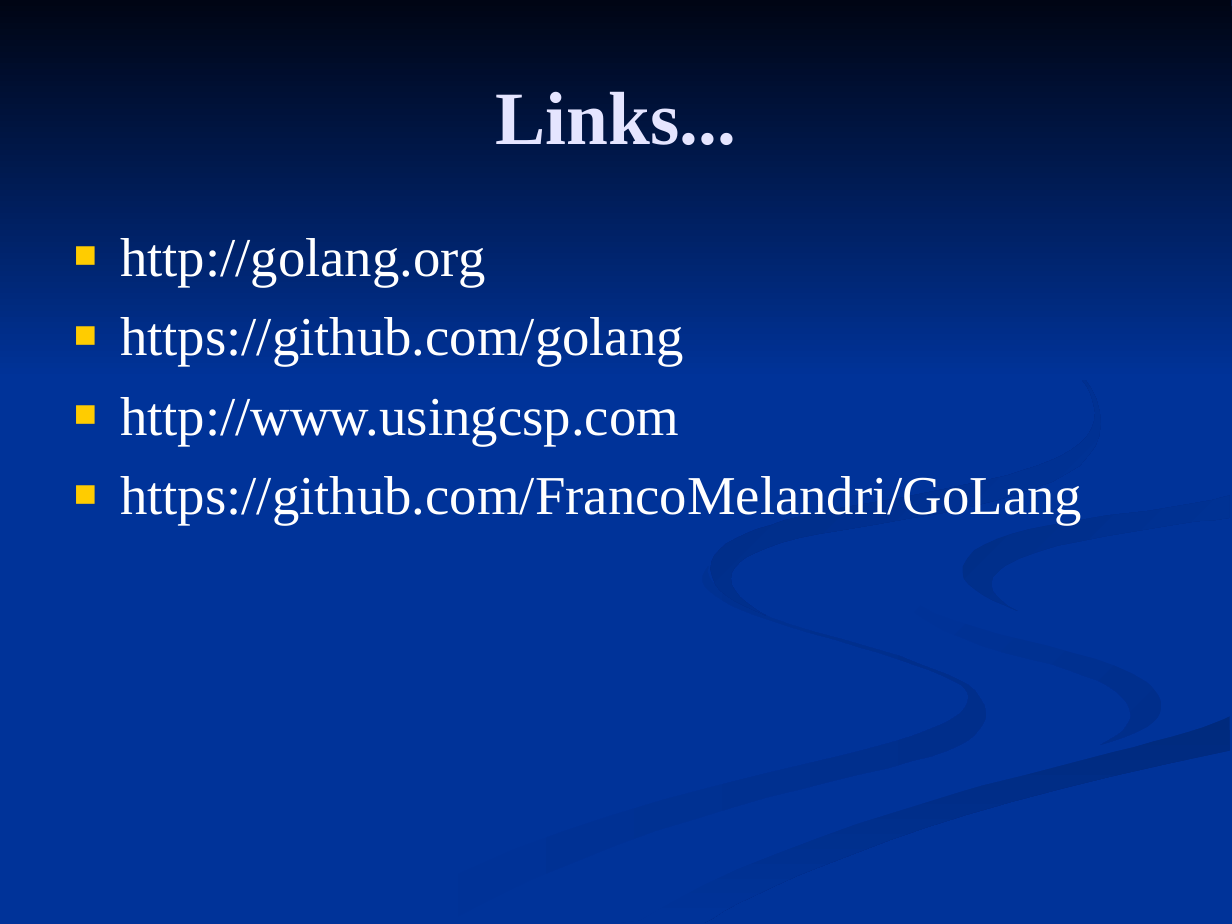
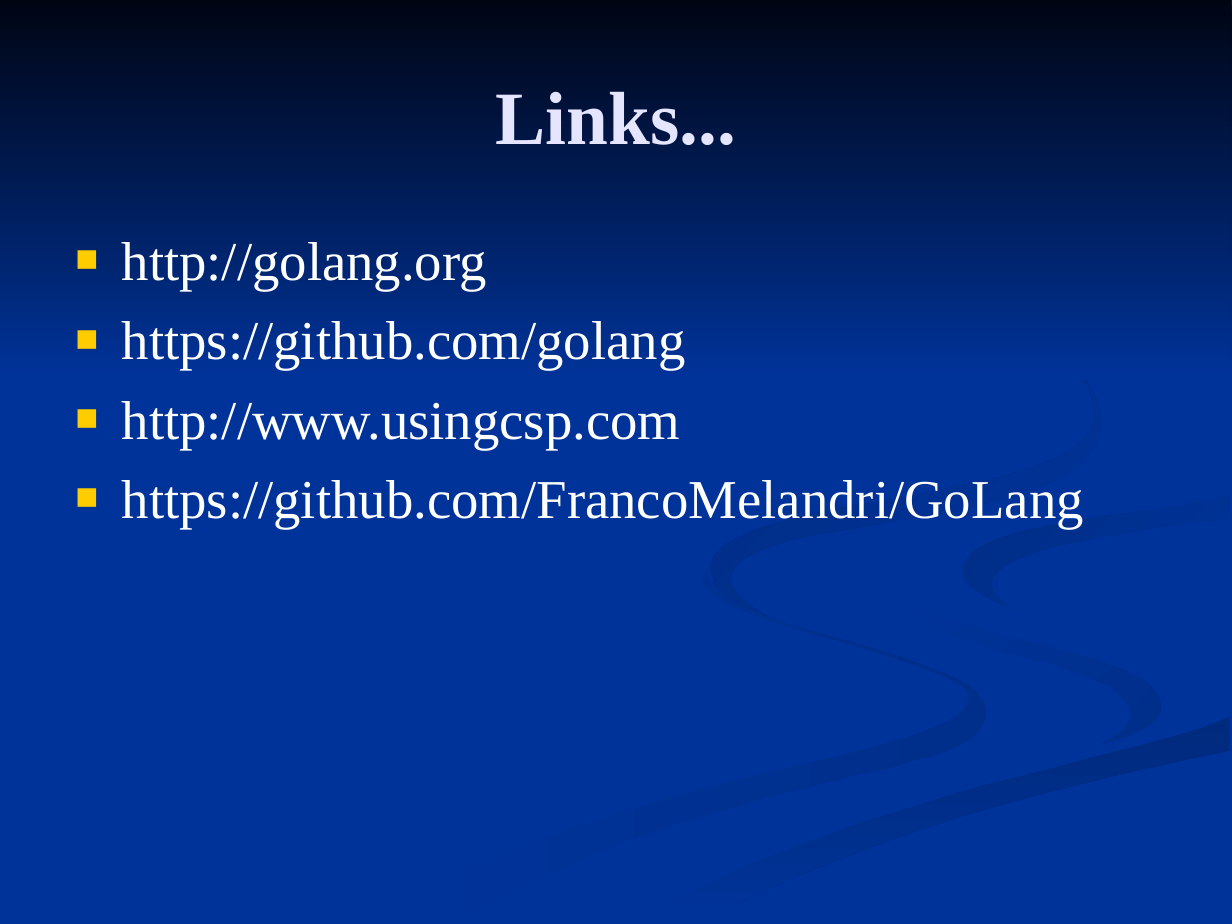
Before and after one commit to FrancoMelandri/GoLang, a slide deck: slide 5 of golang.ppt. Drawn at 1232x924 pixels with LibreOffice and Linux fonts; fonts in the diff are those of the drawing. Boxes give left, top, right and bottom in pixels: in the first picture for what was removed or moved away, otherwise in the second. Text is boxed around its words. In the diff, an @@ line names an element or a change of style, - is before the commit and + after.

```diff
--- a/golang.ppt
+++ b/golang.ppt
@@ text "http://golang.org": place and size @@
-text "http://golang.org" at <box>120,238,1082,525</box>
+text "http://golang.org" at <box>122,242,1084,529</box>
```
Also in this commit, not shown: 11 other slides changed, 2 slides added, 2 other files.
